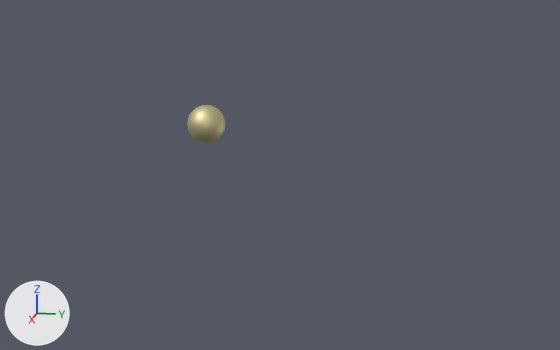
Renders of the Blender file cube.blend from each side of a commit.
Rendered twice from a 50 mm camera at (38.9, 11.8, 7.2) aimed at (0.7, 4.1, -2.4). Arrows for +X, +Y and +Z are at lower left; the lights stay in place.
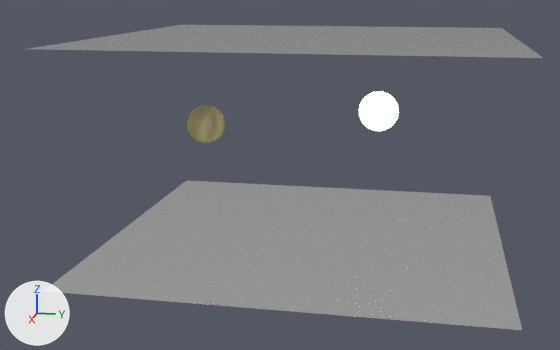
The newer file is also turned or shifted as a whole; pictures and numbers use the older file's frame.

What changed in the scene script:
```text
Change mat_material_002:
    where n0 = _N.new('ShaderNodeOutputMaterial'); n0.name = 'Material Output'
    remove n1 = _N.new('ShaderNodeBsdfAnisotropic'); n1.name = 'Glossy BSDF'
    remove n1.distribution = 'GGX'
    remove n1.inputs[0].default_value = (0.8, 0.727, 0.389, 1.0)  # 'Color', beige #e7dea8
    remove n1.inputs[1].default_value = 0.601  # 'Roughness'
    remove _L.new(n1.outputs[0], n0.inputs[0])  # 'BSDF' to 'Surface'
    add n2 = _N.new('ShaderNodeBsdfHair'); n2.name = 'Hair BSDF'
    add n2.inputs[0].default_value = (0.8, 0.727, 0.389, 1.0)  # 'Color', beige #e7dea8
    add _L.new(n2.outputs[0], n0.inputs[0])  # 'BSDF' to 'Surface'
Add mat_material:
    mat_material = bpy.data.materials.new('Material')
    mat_material.use_nodes = True; mat_material.node_tree.nodes.clear()
    _N = mat_material.node_tree.nodes; _L = mat_material.node_tree.links
    n0 = _N.new('ShaderNodeOutputMaterial'); n0.name = 'Material Output'
    n1 = _N.new('ShaderNodeBsdfAnisotropic'); n1.name = 'Glossy BSDF.001'
    n1.distribution = 'GGX'
    n1.inputs[1].default_value = 0.1  # 'Roughness'
    _L.new(n1.outputs[0], n0.inputs[0])  # 'BSDF' to 'Surface'
Add mat_material_001:
    mat_material_001 = emission_material('Material.001')
    mat_material_001.base_color = (0.8, 0.8, 0.8)  # white #e7e7e7
    mat_material_001.strength = 3.0
Add me_plane:
    me_plane.from_pydata([(-1.0, -1.0, 0.0), (1.0, -1.0, 0.0), (-1.0, 1.0, 0.0), (1.0, 1.0, 0.0)], [], [(0, 1, 3, 2)])
    me_plane.materials.append(mat_material)
Add me_sphere_001:
    me_sphere_001.from_pydata(...)  # a UV sphere (32 segments, 16 rings, poles along z) spanning x -1.0..1.0, y -1.0..1.0, z -1.0..1.0
    me_sphere_001.materials.append(mat_material_001)  # white #e7e7e7
Add ob_plane:
    ob_plane = bpy.data.objects.new('Plane', me_plane)
    ob_plane.location = (0.0, 5.47, -5.78)
    ob_plane.scale = (10.0, 10.0, 10.0)
Add ob_plane_001:
    ob_plane_001 = bpy.data.objects.new('Plane.001', me_plane.copy())
    ob_plane_001.location = (0.0, 5.47, 4.62)
    ob_plane_001.scale = (10.0, 10.0, 10.0)
Add ob_sphere_001:
    ob_sphere_001 = bpy.data.objects.new('Sphere.001', me_sphere_001)
    ob_sphere_001.location = (0.15, 9.03, 0.98)
```

Changed parts and their boxes [x1, y1, x2, y2] in the pictures (560 x 350 px):
'Plane', added
    after: [44, 181, 522, 330]
'Plane.001', added
    after: [29, 25, 543, 58]
'Sphere.001', added
    after: [359, 91, 399, 131]
'Sphere', recoloured
    both: [187, 105, 225, 143]
